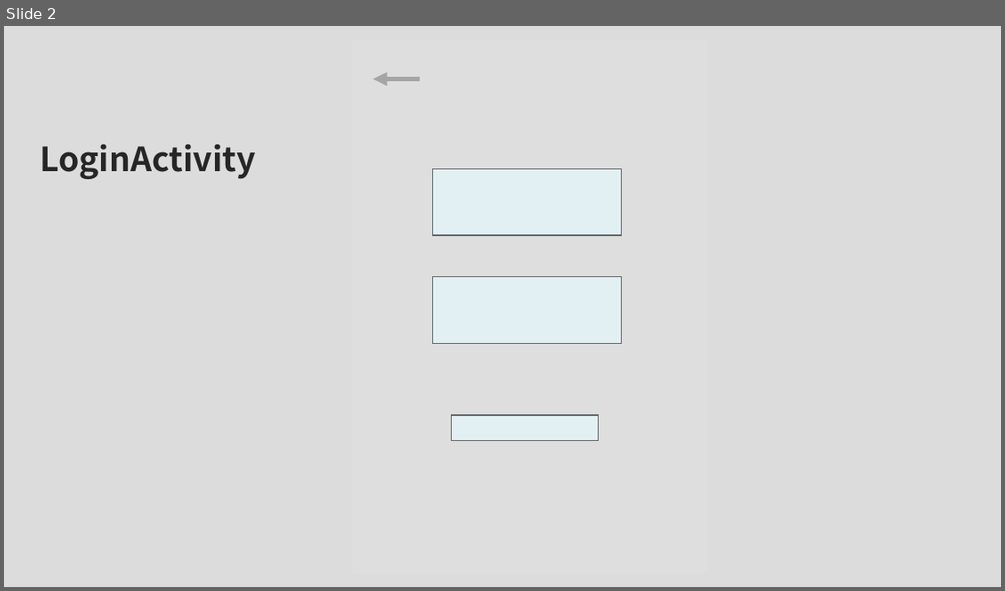
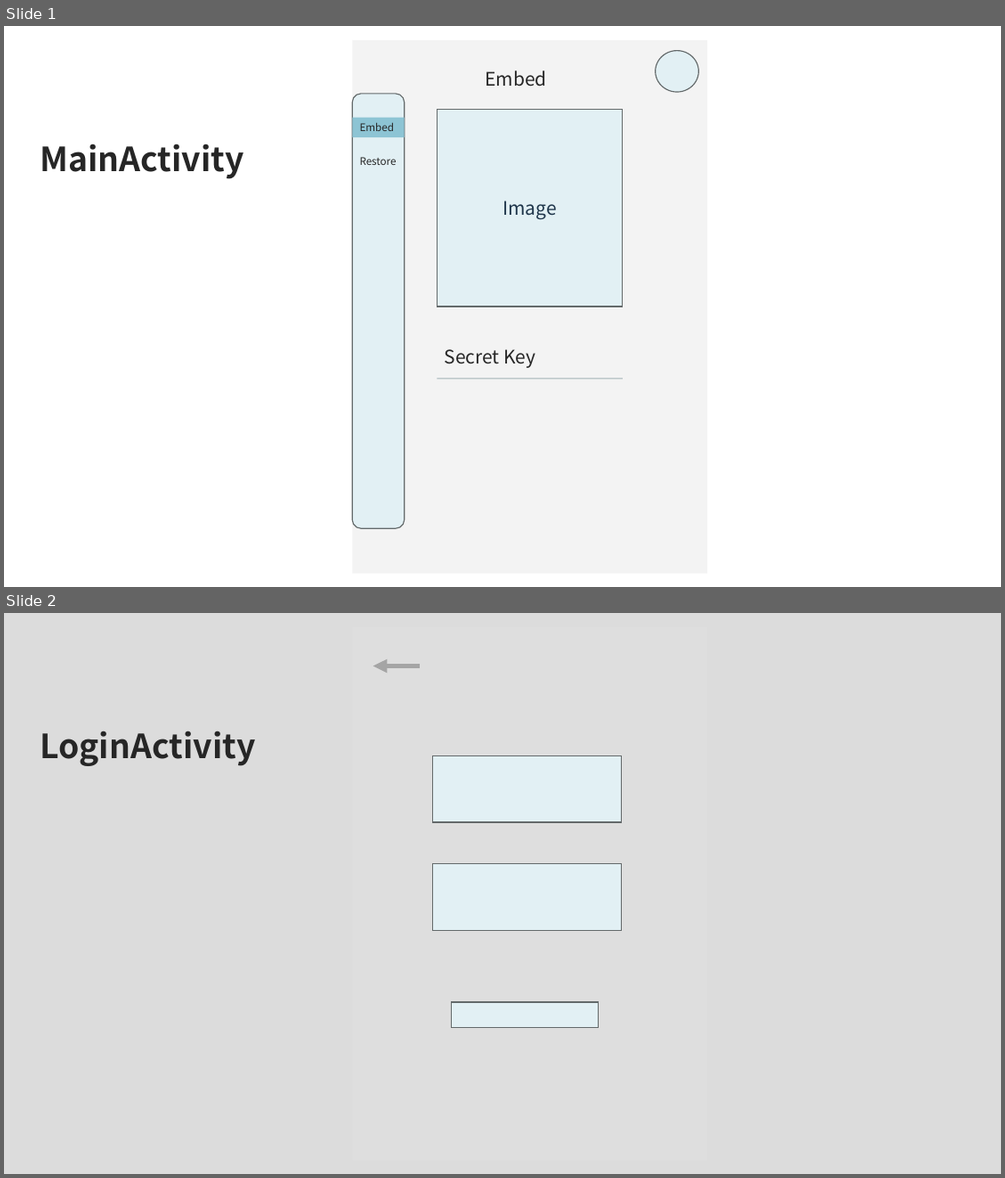
Before and after one commit to BL2617/undergraduate-grad-project, a slide deck: Design/design.pptx. Shown one above the other, each under a label of ours: slide 2 before the commit, slides 1 and 2 after it. The pictures are 1005x591 and 1005x1178 pixels, drawn with LibreOffice and Linux fonts; fonts in the diff are those of the drawing. Boxes give left, top, right and bottom in pixels: in the first picture for what was removed or moved away, otherwise in the second. Text is boxed around its words. In the diff, an @@ line names an element or a change of style, - is before the commit and + after.

```diff
--- a/Design/design.pptx
+++ b/Design/design.pptx
@@ slide 1 added at [4,26,1001,587], background #FFFFFF @@
@@ rectangle added at [353,40,708,573], fill #E2E2E2 at 40% opacity @@
@@ ellipse added at [655,51,699,92], fill #E2F0F4, outline #63696B 1 pt @@
@@ text added at [485,70,547,87], 18 pt, text #262626 @@
+Embed
@@ rounded rectangle added at [353,94,404,528], fill #E2F0F4, outline #63696B 1 pt @@
@@ rectangle added at [353,118,404,137], fill #8DC4D4, 10 pt, text #262626 @@
+Embed
@@ rectangle added at [437,110,623,306], fill #E2F0F4, outline #63696B 1 pt, 18 pt, text #1F364B @@
+Image
@@ text added at [40,143,243,179], 32 pt, text #262626, bold @@
+MainActivity
@@ text added at [360,157,396,165], 10 pt, text #262626 @@
+Restore
@@ text added at [445,349,535,368], 18 pt, text #262626 @@
+Secret Key
@@ line added from (437, 378) to (623, 378), #204955 1 pt @@
```
Also in this commit, not shown: 1 slide removed, 1 other file.
